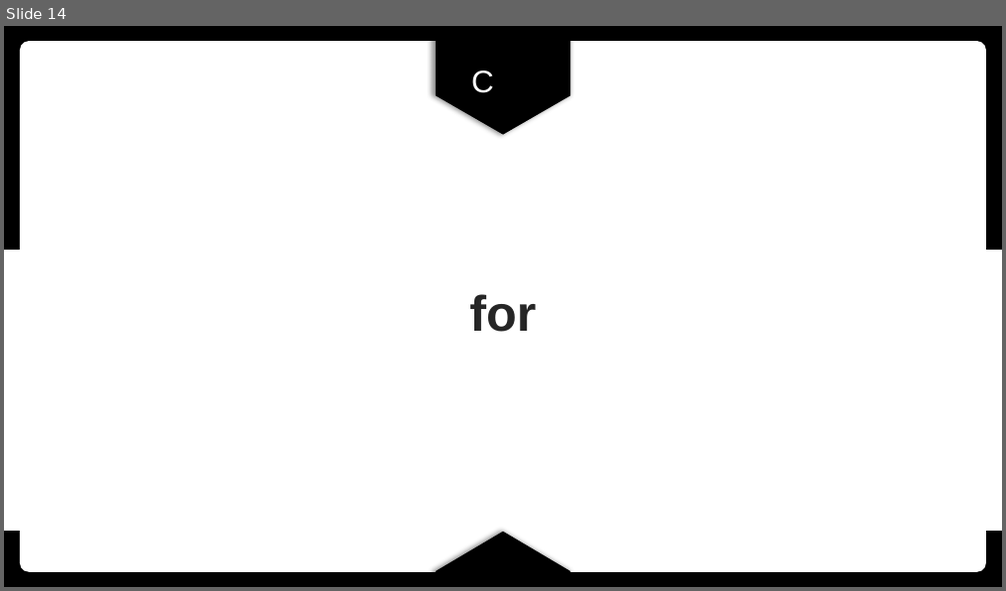
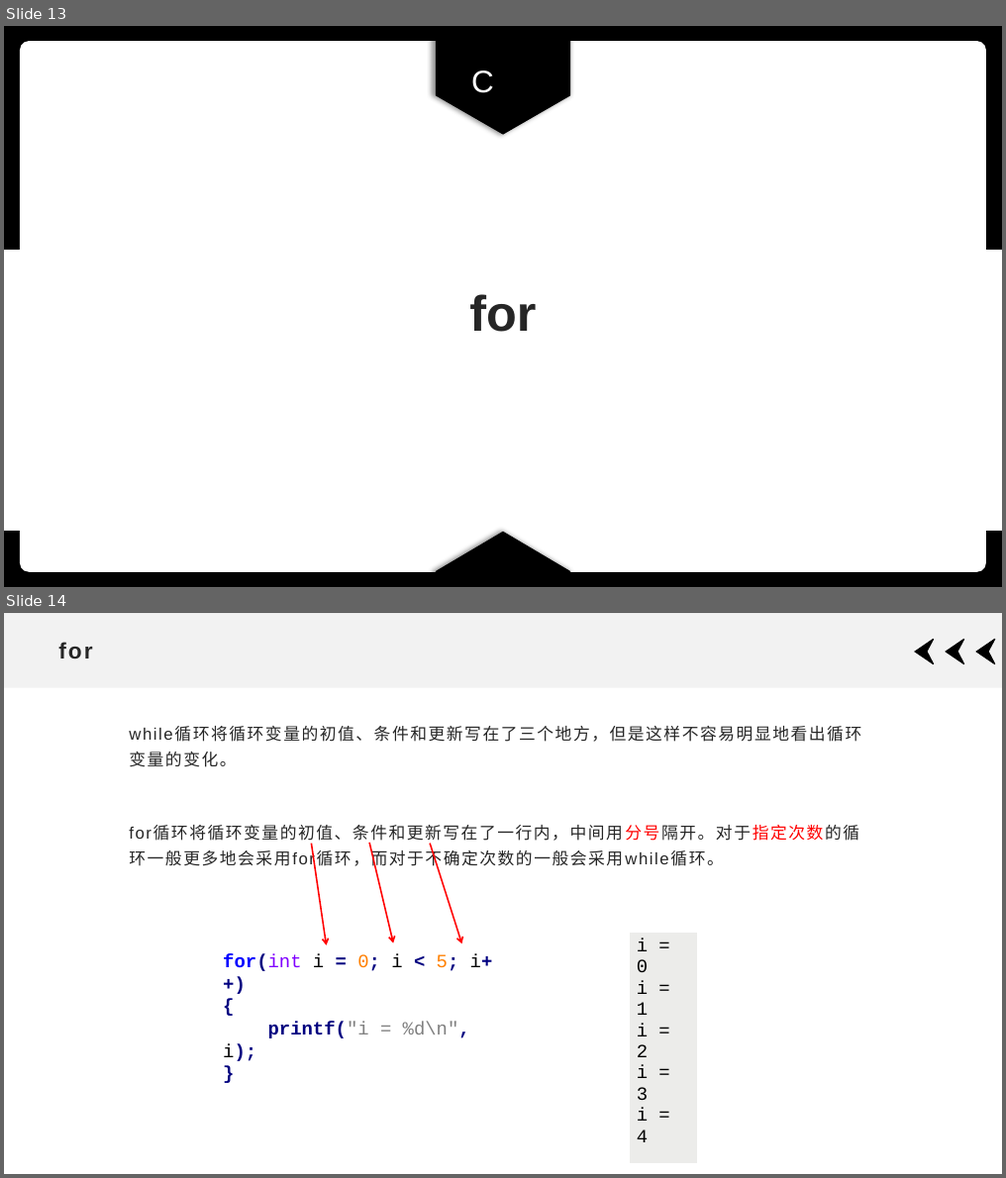
Before and after one commit to xdai02/C, a slide deck: slides/Chapter3.pptx. Shown one above the other, each under a label of ours: slide 14 before the commit, slides 13 and 14 after it. The pictures are 1006x591 and 1006x1178 pixels, drawn with LibreOffice and Linux fonts; fonts in the diff are those of the drawing. Boxes give left, top, right and bottom in pixels: in the first picture for what was removed or moved away, otherwise in the second. Text is boxed around its words. In the diff, an @@ line names an element or a change of style, - is before the commit and + after.

```diff
--- a/slides/Chapter3.pptx
+++ b/slides/Chapter3.pptx
@@ slide 14 added at [4,613,1002,1174], background #FFFFFF @@
@@ rectangle added at [4,613,1002,688], fill #F2F2F2 @@
@@ title added at [58,642,92,659], 21.6 pt, text #262626, bold @@
+for
@@ freeform shape added at [916,639,935,664], fill #000000, outline #000000 1 pt @@
@@ freeform shape added at [946,639,965,664], fill #000000, outline #000000 1 pt @@
@@ freeform shape added at [977,639,996,664], fill #000000, outline #000000 1 pt @@
@@ text added at [129,726,861,868], 16 pt, text #262626 @@
+while循环将循环变量的初值、条件和更新写在了三个地方，但是这样不容易明显地看出循环变量的变化。
+for循环将循环变量的初值、条件和更新写在了一行内，中间用分号隔开。对于指定次数的循环一般更多地会采用for循环，而对于不确定次数的一般会采用while循环。
@@ arrow added from (312, 844) to (327, 946), #FF0000 1.5 pt @@
@@ arrow added from (369, 843) to (393, 943), #FF0000 1.5 pt @@
@@ arrow added from (430, 844) to (462, 944), #FF0000 1.5 pt @@
@@ table added at [629,933,698,1147], 1 rows, 1 columns @@
+i = 0 / i = 1 / i = 2 / i = 3 / i = 4
@@ text added at [223,955,493,1039], 18 pt, text #000080 @@
+for(int i = 0; i < 5; i++) { printf("i = %d\n", i); }
@@ what was slide 14 is now slide 13 @@
```
Also in this commit, not shown: 2 slides changed, 92 other slides added, 2 slides removed, 10 other files.
